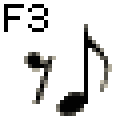
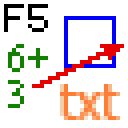
Comparing the layer stacks of the two 128px x 128px images. Changes:
added layer "6+ 3" above "Shape 1" over (8, 44, 48, 108)
added layer "Shape 1" above "Capa 1 copy" over (32, 44, 124, 88)
added layer "Capa 1 copy" above "Capa 1" over (8, 4, 120, 120)
hid "Layer 1 copia" over (8, 4, 112, 116)
added layer "Layer 1 copy" above "Layer 1" over (60, 84, 120, 120)
